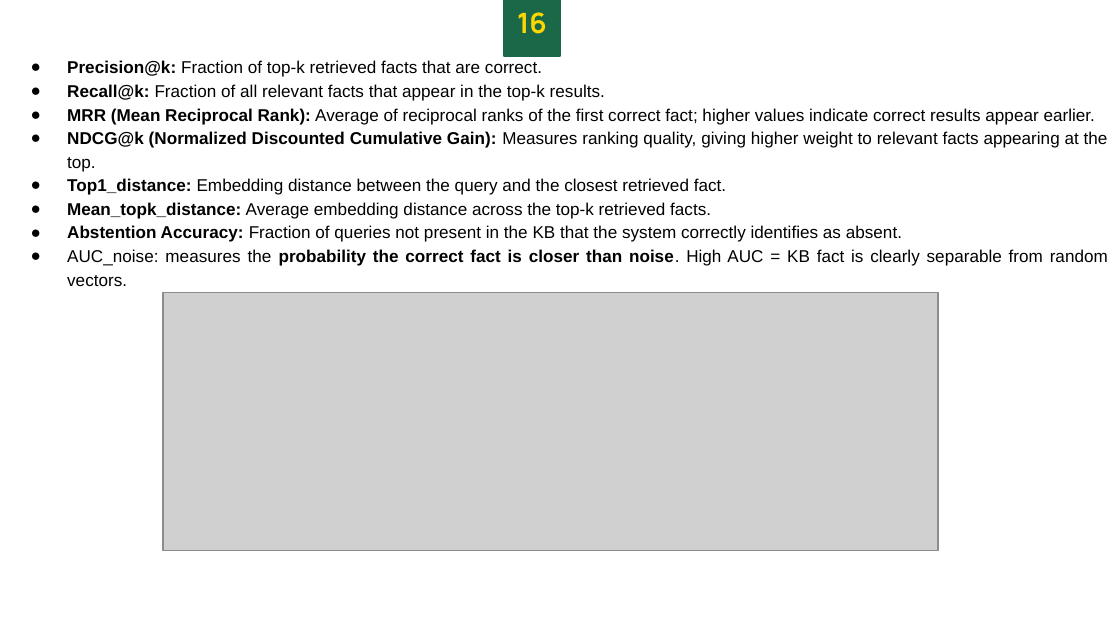
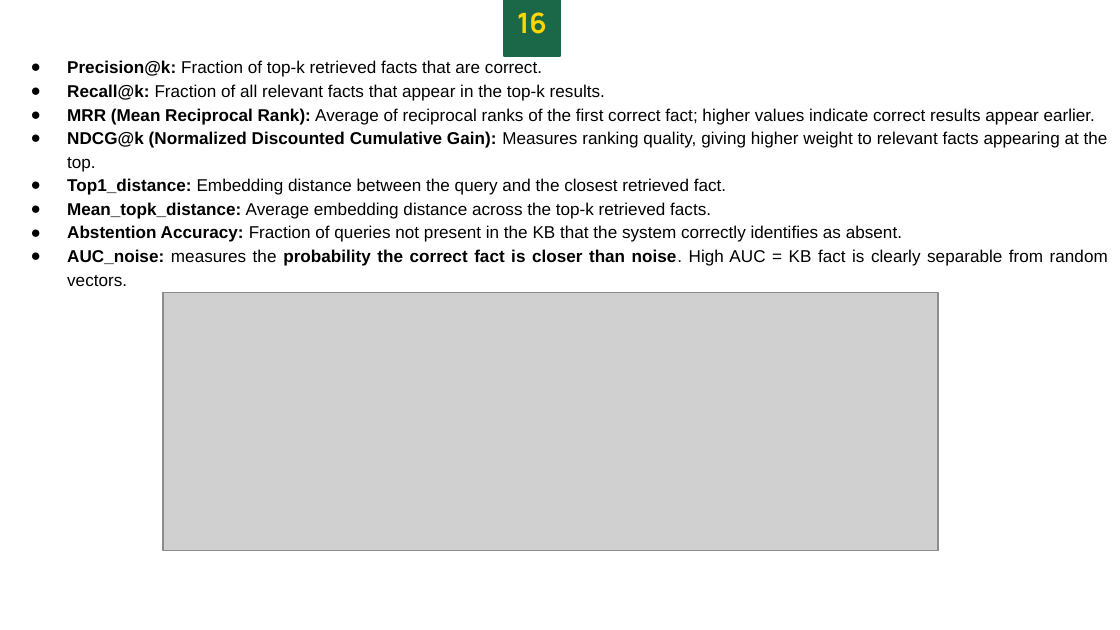
Before and after one commit to be-great/Big_Data_Analytics_in_Healthcare, a slide deck: slide 19 of Bigdata.pptx (slide 18 before the commit). Drawn at 1120x630 pixels with LibreOffice and Linux fonts; fonts in the diff are those of the drawing; grey boxes stand for pictures. Boxes give left, top, right and bottom in pixels: in the first picture for what was removed or moved away, otherwise in the second. Text is boxed around its words. In the diff, an @@ line names an element or a change of style, - is before the commit and + after.

```diff
--- a/Bigdata.pptx
+++ b/Bigdata.pptx
@@ text at <box>67,249,1108,286</box>: bold on in "AUC_noise:" @@
```
Also in this commit, not shown: 12 other slides changed, 1 slide added, 1 other file.
